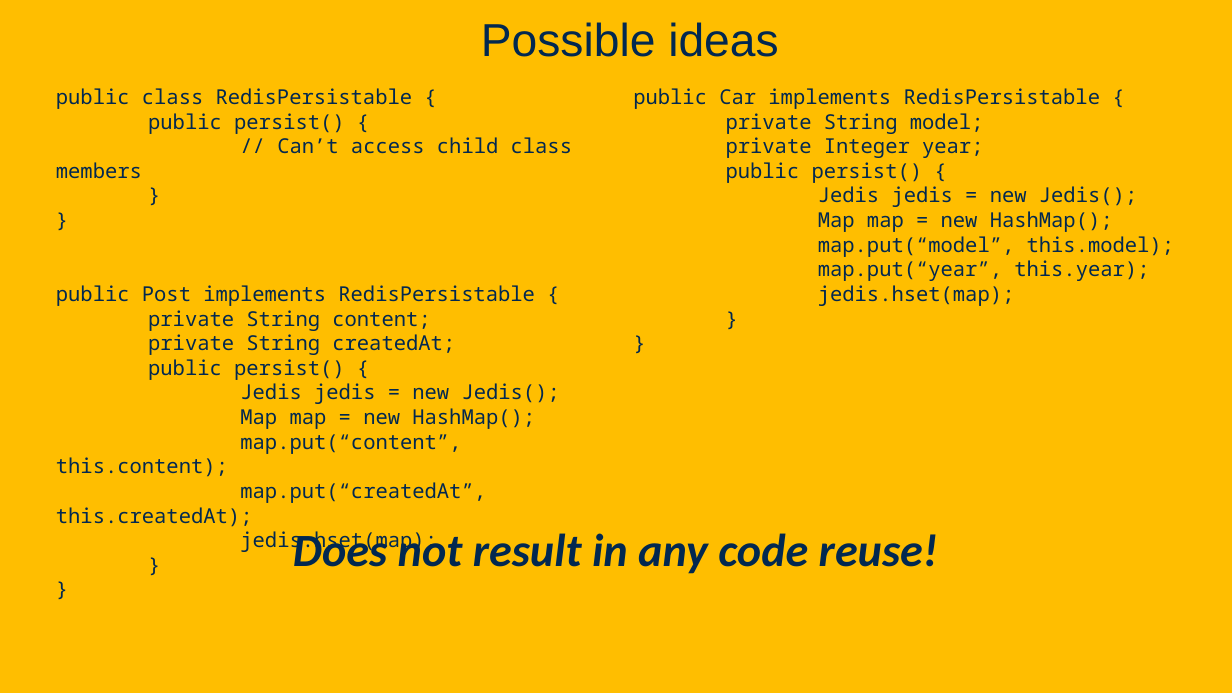
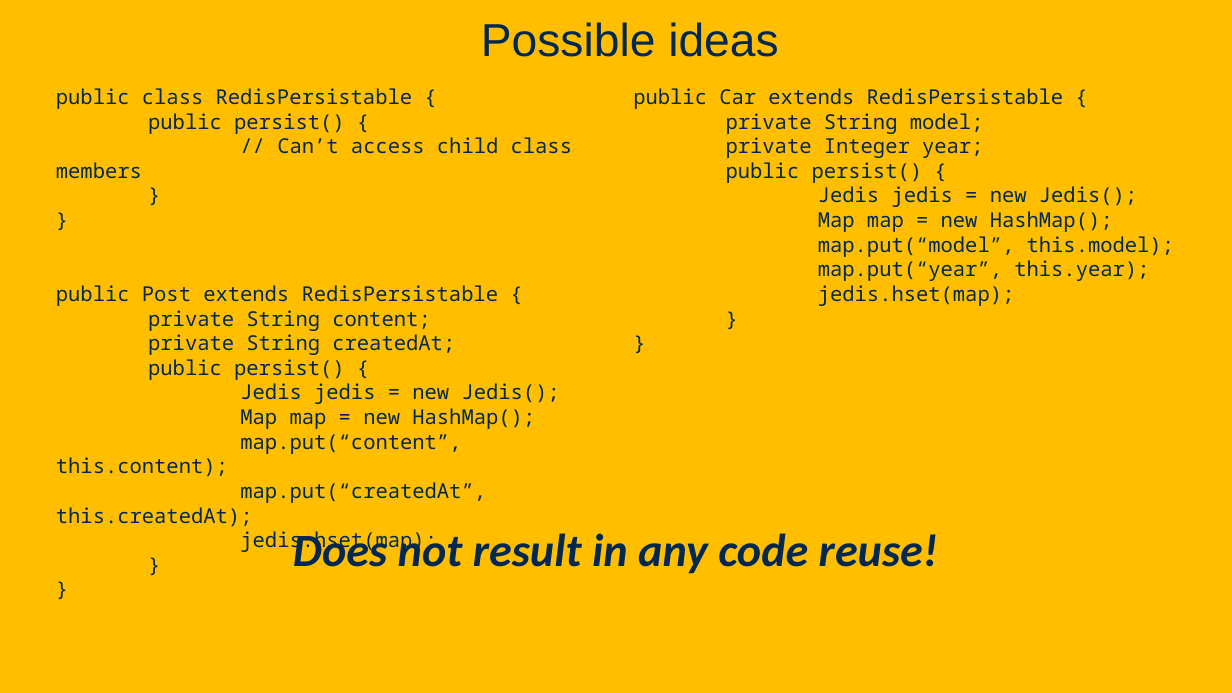
Before and after one commit to davsec-teaching/ecs160-f25, a slide deck: slide 35 of slides/5_annotations_and_reflection.pptx (slide 30 before the commit). Drawn at 1232x693 pixels with LibreOffice and Linux fonts; fonts in the diff are those of the drawing; background and template pictures are left out. Boxes give left, top, right and bottom in pixels: in the first picture for what was removed or moved away, otherwise in the second. Text is boxed around its words. In the diff, an @@ line names an element or a change of style, - is before the commit and + after.

Commit message:
Update reflection/annotations slides

```diff
--- a/slides/5_annotations_and_reflection.pptx
+++ b/slides/5_annotations_and_reflection.pptx
@@ text at [633, 88, 1174, 306]: text changed @@
-public Car implements RedisPersistable {
-private String model;
-private Integer year;
-public persist() {
-Jedis jedis = new Jedis();
-Map map = new HashMap();
-map.put(“model”, this.model);
-map.put(“year”, this.year);
-jedis.hset(map);
-}
-}
+public Car extends RedisPersistable {
+private String model;
+private Integer year;
+public persist() {
+Jedis jedis = new Jedis();
+Map map = new HashMap();
+map.put(“model”, this.model);
+map.put(“year”, this.year);
+jedis.hset(map);
+}
+}
@@ text at [56, 285, 560, 554]: text changed @@
-public Post implements RedisPersistable {
-private String content;
-private String createdAt;
-public persist() {
-Jedis jedis = new Jedis();
-Map map = new HashMap();
-map.put(“content”, this.content);
-map.put(“createdAt”, this.createdAt);
-jedis.hset(map);
-}
-}
+public Post extends RedisPersistable {
+private String content;
+private String createdAt;
+public persist() {
+Jedis jedis = new Jedis();
+Map map = new HashMap();
+map.put(“content”, this.content);
+map.put(“createdAt”, this.createdAt);
+jedis.hset(map);
+}
+}
```
Also in this commit, not shown: 10 other slides changed, 9 slides added, 1 slide removed.
